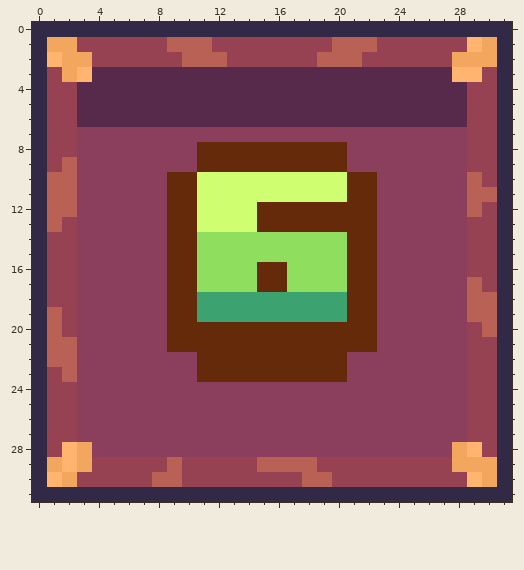
File history of a pixel-art sprite, dados/num_6.png. This is how it looked before the edit.
The file is 512x512 pixels, drawn in blocks of 16x16; one block is one cell here.
After the commit:
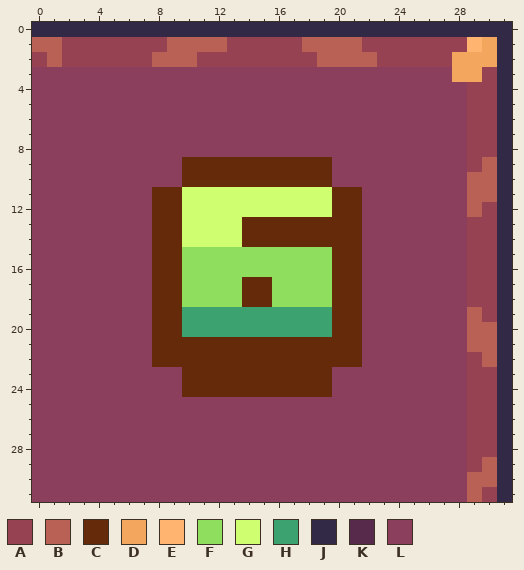
Palette (. is transparent): A #964253  B #ba6156  C #652a0a  D #f2a65e  E #ffb570  F #8fde5d  G #cfff70  H #3ca370  J #322947  K #57294b  L #8c3f5d
Edits made:
The edit turns colour B into colour A in row 1 at x 22; in row 2 at x 11 to 12; in row 17 at x 29; in row 18 at x 29 to 30; in row 19 at x 30.
The edit turns colour D into colour A in row 1 at x 2; in row 2 at x 2 to 3; in row 29 at x 29.
The edit turns colour E into colour A in row 28 at x 29.
The edit turns colour J into colour A in row 2 at x 0; in row 31 at x 30.
The edit turns colour A into colour B in row 1 at x 12 and 18 to 19; in row 2 at x 8 to 9 and 22; in rows 9 to 10 at x 30; in row 20 at x 29; in row 21 at x 29 to 30; in row 22 at x 30.
The edit turns colour D into colour B in row 1 at x 1; in rows 29 to 30 at x 30.
The edit turns colour E into colour B in row 2 at x 1; in row 30 at x 29.
The edit turns colour J into colour B in row 1 at x 0; in row 31 at x 29.
The edit turns colour F into colour C in row 14 at x 14 to 20; in rows 15 to 16 at x 20; in row 17 at x 14 and 20.
The edit turns colour G into colour C in row 10 at x 11 to 19; in row 11 at x 20; in row 13 at x 14.
The edit turns colour H into colour C in row 18 at x 14 to 15 and 20; in row 19 at x 20.
The edit turns colour L into colour C in row 9 at x 10; in rows 11 to 21 at x 8; in row 22 at x 8 to 10 and 21; in row 23 at x 10; in row 24 at x 10 to 19.
The edit turns colour E into colour D in row 3 at x 28 to 29.
The edit turns colour C into colour F in row 15 at x 10; in row 16 at x 10 and 15 to 16; in row 17 at x 10 and 16; in row 18 at x 10.
The edit turns colour H into colour F in row 18 at x 11 to 13 and 16 to 19.
The edit turns colour C into colour G in row 11 at x 10; in row 12 at x 10 and 15 to 19; in rows 13 to 14 at x 10.
The edit turns colour F into colour G in row 14 at x 11 to 13.
The edit turns colour C into colour H in row 19 at x 10; in row 20 at x 10 to 19.
The edit turns colour A into colour L in row 3 at x 1; in rows 4 to 8 at x 1 to 2; in row 9 at x 1; in row 13 at x 2; in rows 14 to 18 at x 1 to 2; in rows 19 to 20 at x 2.
The edit turns colour A into colour L in row 23 at x 1; in rows 24 to 27 at x 1 to 2; in row 28 at x 1; in row 29 at x 4 to 8, 10 to 14 and 19 to 27; in row 30 at x 3 to 7, 10 to 17 and 20 to 28.
The edit turns colour B into colour L in row 9 at x 2; in rows 10 to 12 at x 1 to 2; in row 13 at x 1; in rows 19 to 20 at x 1; in rows 21 to 22 at x 1 to 2; in row 23 at x 2.
The edit turns colour B into colour L in row 29 at x 9 and 15 to 18; in row 30 at x 8 to 9 and 18 to 19.
The edit turns colour C into colour L in row 8 at x 11 to 20; in row 9 at x 20; in row 10 at x 9 and 21 to 22; in rows 11 to 21 at x 22; in row 23 at x 20.
The edit turns colour D into colour L in row 3 at x 2; in row 28 at x 3 and 28; in row 29 at x 1, 3 and 28; in row 30 at x 2.
The edit turns colour E into colour L in row 3 at x 3; in rows 28 to 29 at x 2; in row 30 at x 1.
The edit turns colour G into colour L in row 10 at x 20.
The edit turns colour J into colour L in rows 3 to 30 at x 0; in row 31 at x 0 to 28.
The edit turns colour K into colour L in row 3 at x 4 to 27; in rows 4 to 6 at x 3 to 28.
Pixel boxes of the changes (left, top, right, bottom) in both pictures:
changed: (32, 37, 497, 502)
